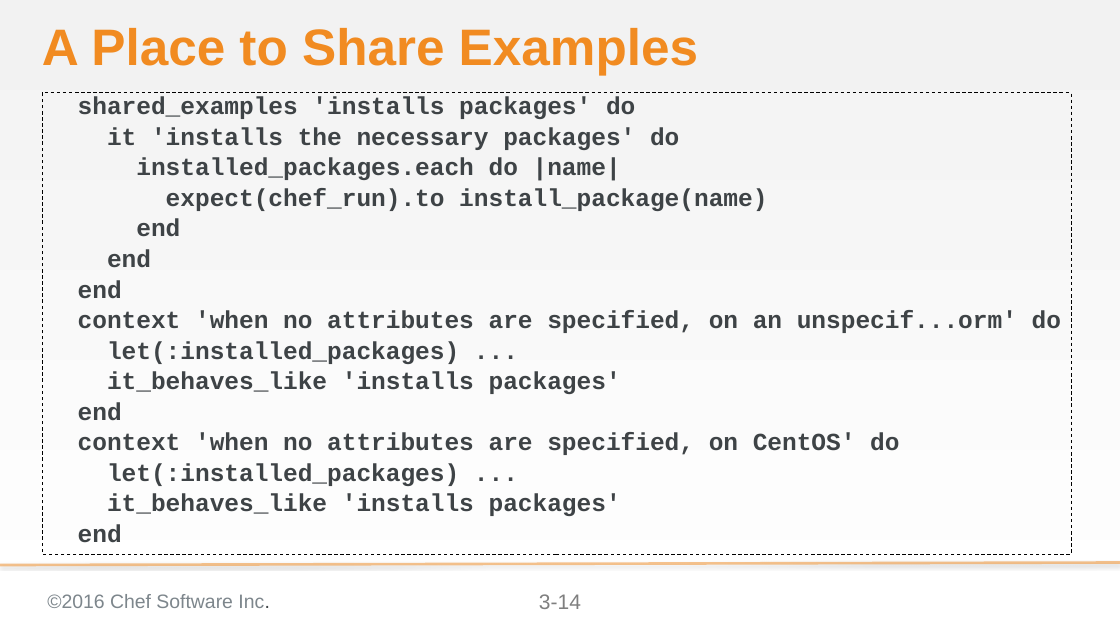
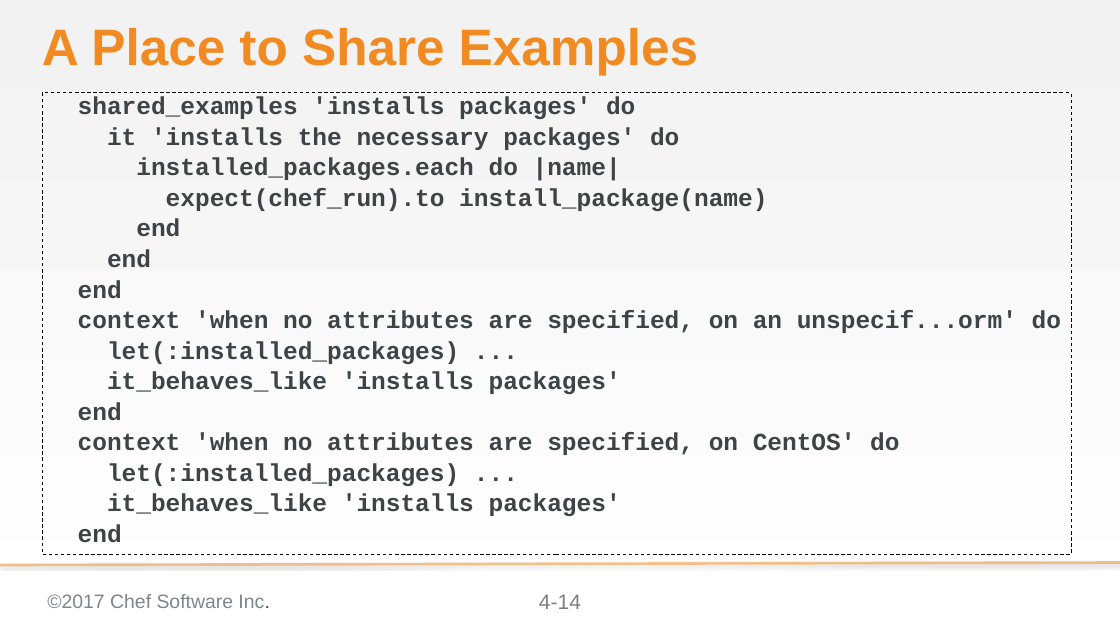
Before and after one commit to chef-training/elegant_tests, a slide deck: slide 14 of 04-shared_examples.pptx. Drawn at 1120x630 pixels with LibreOffice and Linux fonts; fonts in the diff are those of the drawing; background and template pictures are left out. Boxes give left, top, right and bottom in pixels: in the first picture for what was removed or moved away, otherwise in the second. Text is boxed around its words. In the diff, an @@ line names an element or a change of style, - is before the commit and + after.

```diff
--- a/04-shared_examples.pptx
+++ b/04-shared_examples.pptx
@@ text at box(47, 594, 269, 608): text changed @@
-©2016 Chef Software Inc.
+©2017 Chef Software Inc.
@@ page number at box(539, 594, 581, 609): text changed @@
-3-14
+4-14
```
Also in this commit, not shown: 16 other slides changed, 3 other files.
